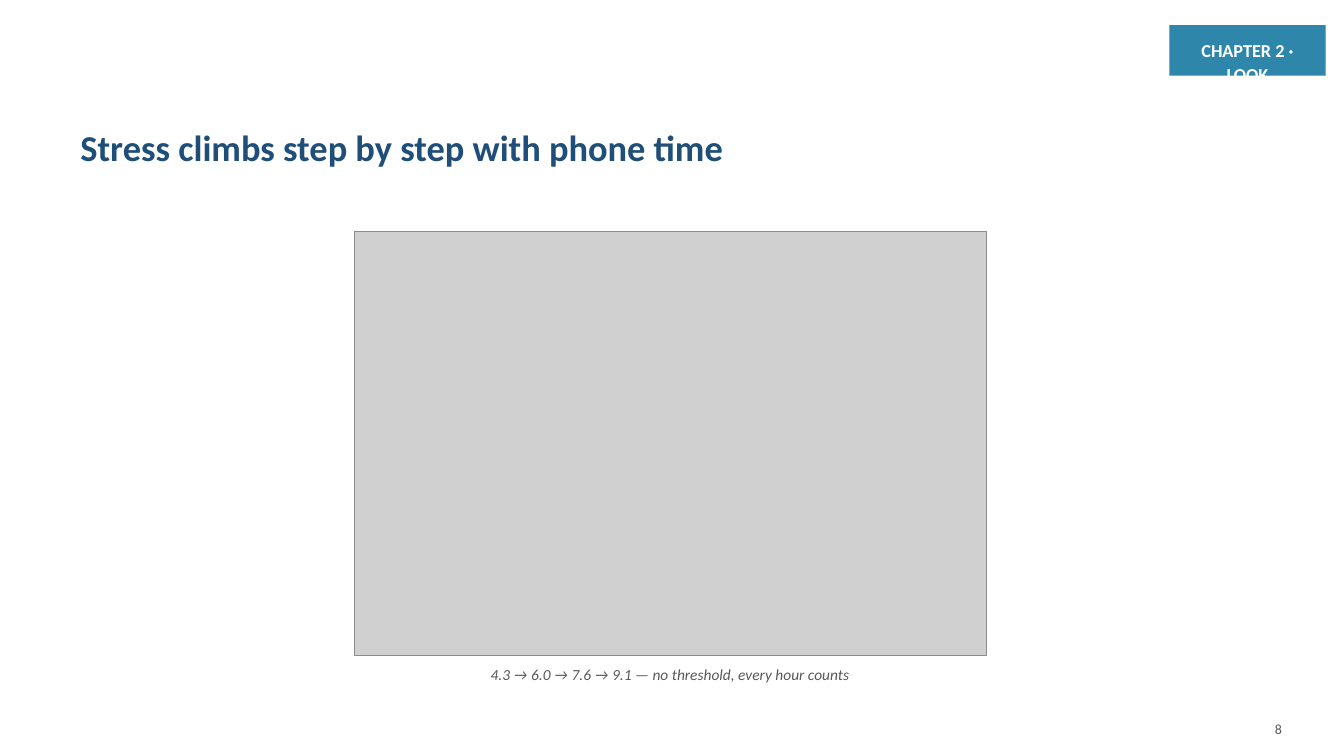
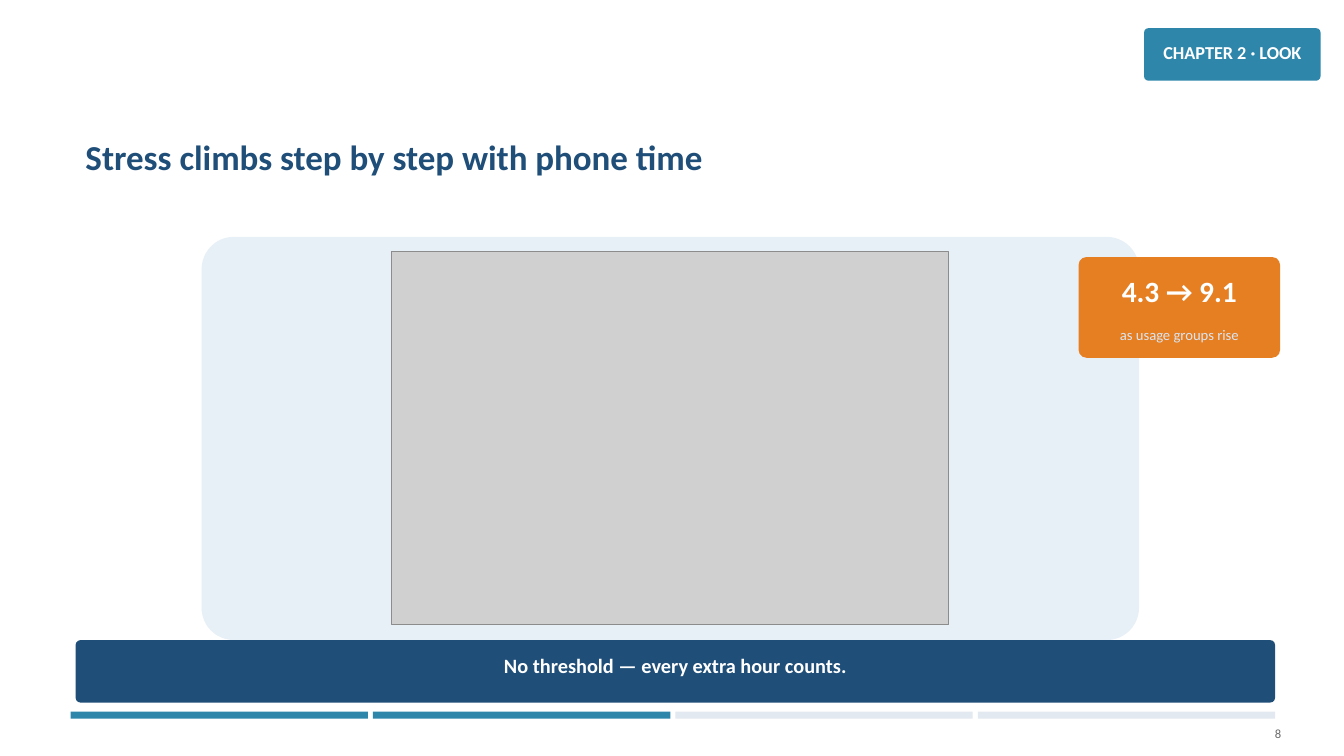
Before and after one commit to jaismine19/social-media-stress-analysis, a slide deck: slide 8 of presentation/Social_Media_Stress_Presentation.pptx. Drawn at 1344x756 pixels with LibreOffice and Linux fonts; fonts in the diff are those of the drawing; grey boxes stand for pictures. Boxes give left, top, right and bottom in pixels: in the first picture for what was removed or moved away, otherwise in the second. Text is boxed around its words. In the diff, an @@ line names an element or a change of style, - is before the commit and + after.

```diff
--- a/presentation/Social_Media_Stress_Presentation.pptx
+++ b/presentation/Social_Media_Stress_Presentation.pptx
@@ rounded rectangle: place and size @@
-rounded rectangle at [1170, 25, 1326, 76]
+rounded rectangle at [1144, 28, 1321, 81]
@@ rounded rectangle at [1144, 28, 1321, 81]: rectangle to rounded rectangle @@
@@ text "CHAPTER 2 · LOOK" rewrapped from [1201, 45, 1284, 76] to [1163, 47, 1301, 59] @@
@@ text "Stress climbs step by step ...": place and size @@
-text "Stress climbs step by step ..." at [80, 135, 723, 167]
+text "Stress climbs step by step ..." at [85, 145, 702, 176]
@@ text "Stress climbs step by step ..." at [85, 145, 702, 176]: size 26 to 25 pt @@
@@ rounded rectangle added at [202, 237, 1139, 640], fill #E8F0F7 @@
@@ picture: place and size @@
-picture at [354, 232, 986, 655]
+picture at [392, 252, 950, 625]
@@ rounded rectangle added at [1079, 257, 1280, 358], fill #E67E22 @@
@@ text added at [1122, 282, 1237, 302], 21 pt, text #FFFFFF, bold @@
+4.3 → 9.1
@@ text added at [1120, 330, 1238, 343], 10.5 pt, text #D9E6F2 @@
+as usage groups rise
@@ rounded rectangle added at [76, 640, 1275, 703], fill #1F4E79 @@
@@ text at [504, 658, 847, 677]: text changed; size 11 to 14.5 pt; text colour #595959 to #FFFFFF; bold on; italic off @@
-4.3 → 6.0 → 7.6 → 9.1 — no threshold, every hour counts
+No threshold — every extra hour counts.
@@ rectangle added at [71, 712, 368, 719], fill #2E86AB @@
@@ rectangle added at [373, 712, 670, 719], fill #2E86AB @@
@@ rectangle added at [676, 712, 973, 719], fill #E3E9F0 @@
@@ rectangle added at [978, 712, 1275, 719], fill #E3E9F0 @@
@@ text "8" at [1275, 729, 1281, 738]: size 10 to 9 pt, text colour #595959 to #6B6B6B @@
```
Also in this commit, not shown: 15 other slides changed.
